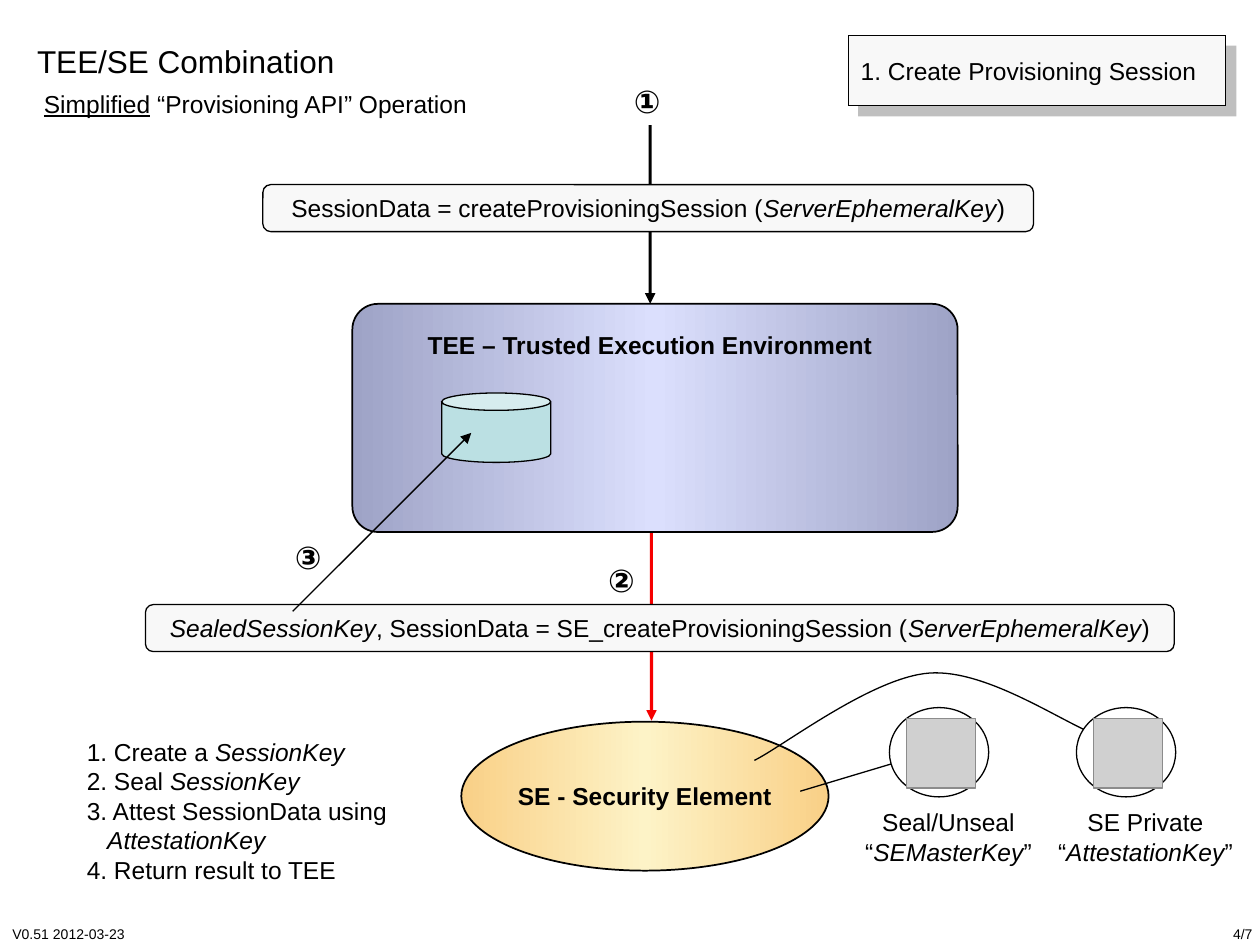
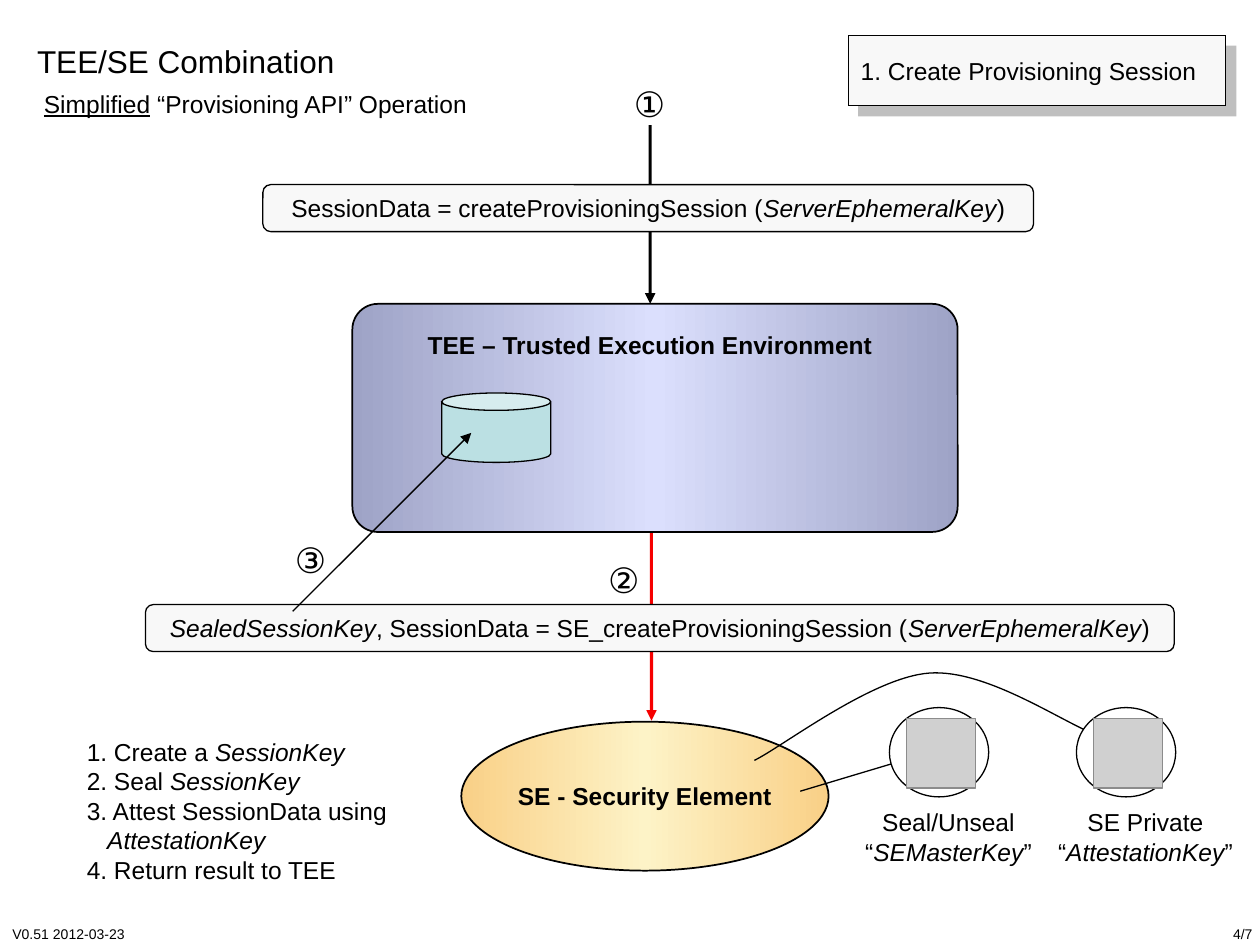
Before and after one commit to cyberphone/openkeystore.old, a slide deck: slide 4 of trunk/resources/docs/tee-se-combo.ppt. Drawn at 1260x945 pixels with LibreOffice and Linux fonts; fonts in the diff are those of the drawing; grey boxes stand for pictures. Boxes give left, top, right and bottom in pixels: in the first picture for what was removed or moved away, otherwise in the second. Text is boxed around its words. In the diff, an @@ line names an element or a change of style, - is before the commit and + after.

```diff
--- a/trunk/resources/docs/tee-se-combo.ppt
+++ b/trunk/resources/docs/tee-se-combo.ppt
@@ size 18 to 20 pt, bold off; more space between paragraphs in 3 elements at [608, 567, 639, 594], [295, 547, 326, 581], [634, 91, 665, 118] @@
```
Also in this commit, not shown: 2 other slides changed, 1 other file.
